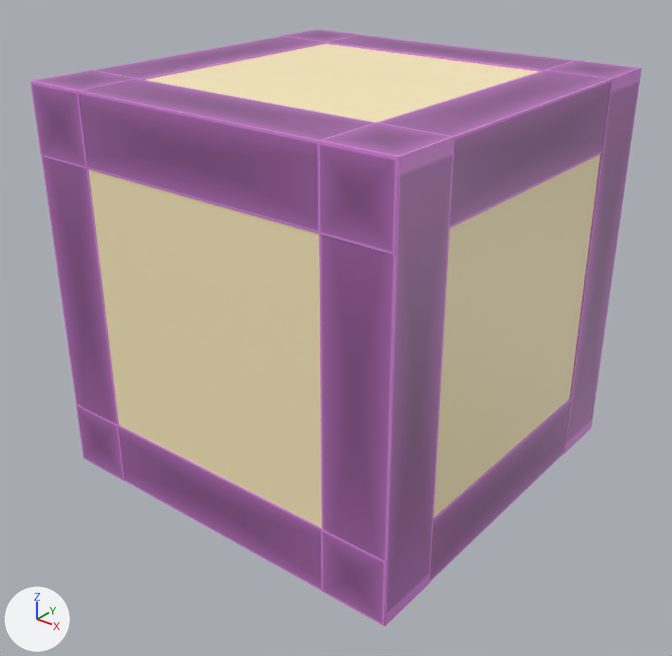
The Blender file share/shapes/alux/crate.blend as it was, and as the next commit left it.
The view is the same before and after, from a camera (50 mm lens) standing at (2.71, -3.46, 2.84) and looking at (0.04, -0.12, 0.76). Lighting does not change. The marker at lower left points along +X, +Y and +Z.
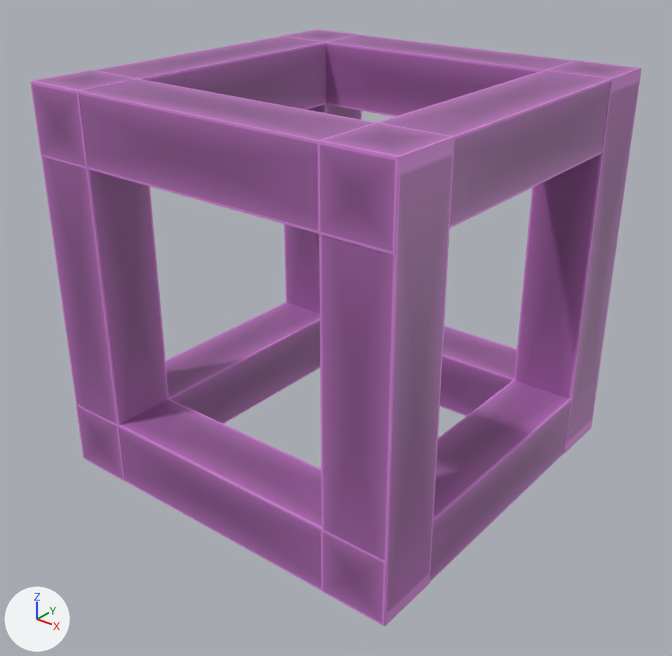
Diff of the bpy script that builds the scene:
```diff
--- a/share/shapes/alux/crate.blend.py
+++ b/share/shapes/alux/crate.blend.py
@@ ob_cube @@
 ob_cube.scale = (0.835, 0.835, 0.835)
+ob_cube.hide_set(True)  # its collection is switched off
```

What differs and where, as boxes [x1, y1, x2, y2] in the pictures (672 x 656 px):
'Cube', hidden (beige)
    before: [88, 44, 600, 528]
'Cube.008', unchanged, uncovered by the edit
    before: [76, 404, 125, 481]
    after: [76, 302, 320, 481]
'Cube.011', unchanged, uncovered by the edit
    both: [326, 35, 641, 134]
'Cube.010', unchanged, uncovered by the edit
    after: [440, 326, 596, 420]
'Cube.003', unchanged, uncovered by the edit
    before: [279, 29, 362, 42]
    after: [279, 29, 362, 313]
